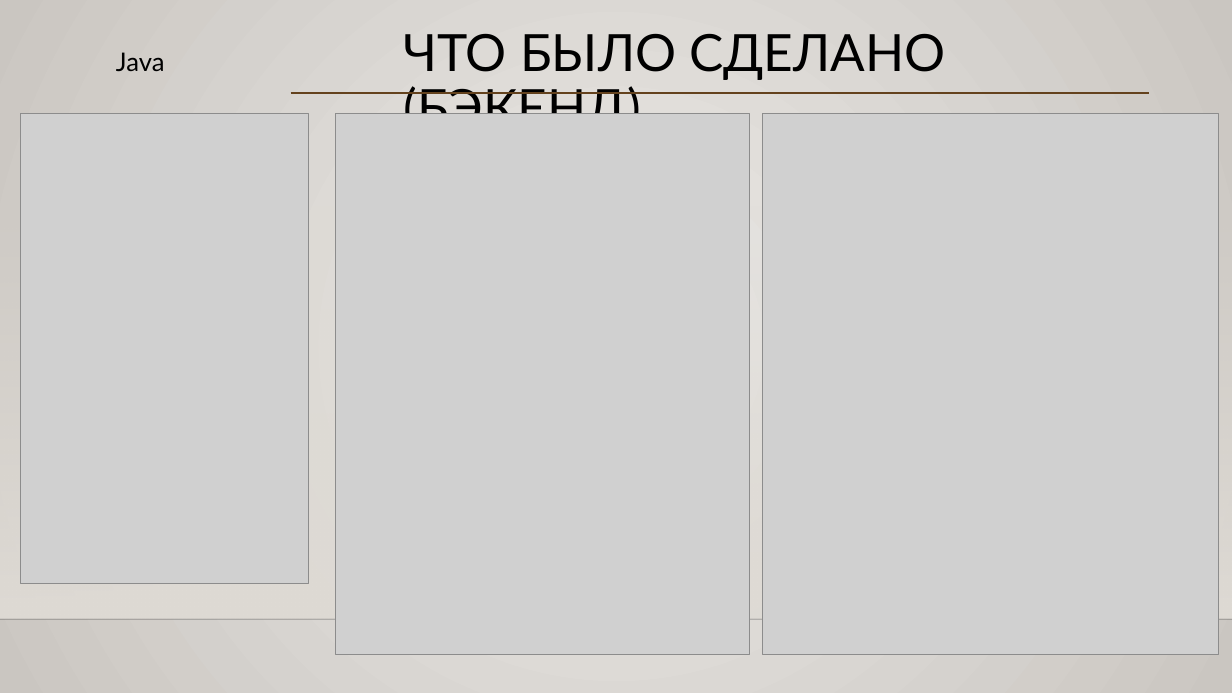
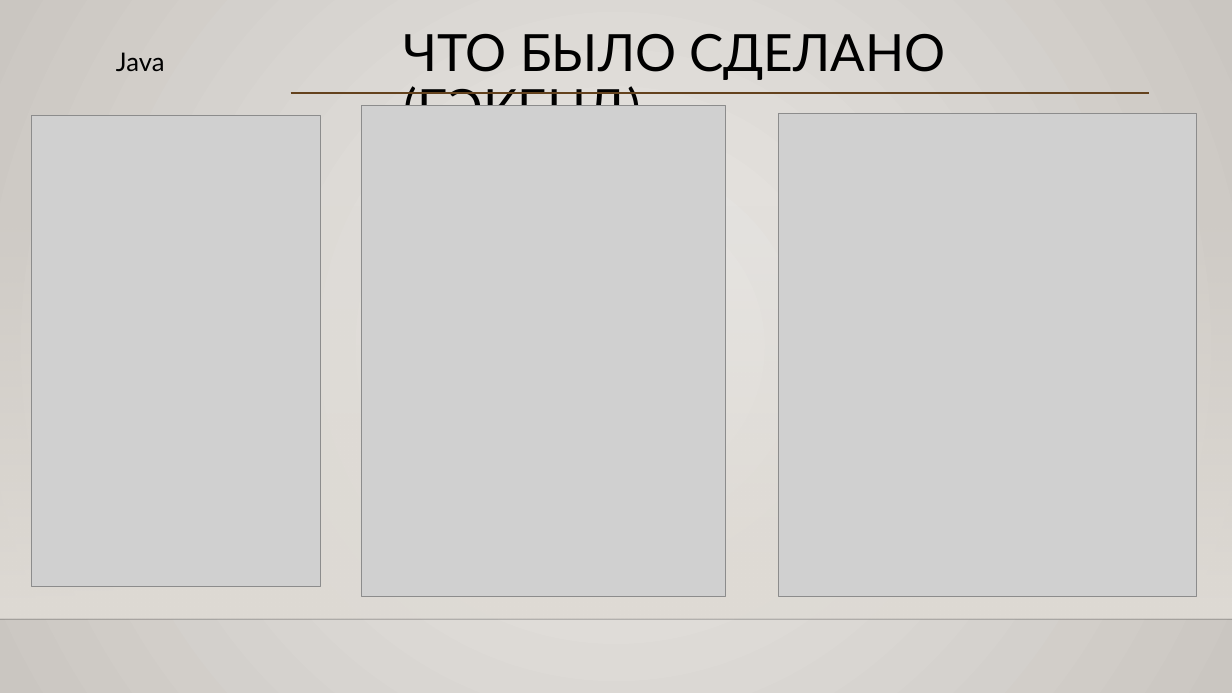
Before and after one commit to izzager/UntitledOrganizerApp, a slide deck: slide 6 of Отчет октябрь.pptx. Drawn at 1232x693 pixels with LibreOffice and Linux fonts; fonts in the diff are those of the drawing; grey boxes stand for pictures; background and template pictures are left out. Boxes give left, top, right and bottom in pixels: in the first picture for what was removed or moved away, otherwise in the second. Text is boxed around its words. In the diff, an @@ line names an element or a change of style, - is before the commit and + after.

```diff
--- a/Отчет октябрь.pptx
+++ b/Отчет октябрь.pptx
@@ picture: place and size @@
-picture at <box>20,114,309,584</box>
+picture at <box>31,116,320,586</box>
@@ picture: place and size @@
-picture at <box>335,114,750,655</box>
+picture at <box>361,105,726,596</box>
@@ picture: place and size @@
-picture at <box>762,114,1218,655</box>
+picture at <box>779,114,1197,597</box>
```
Also in this commit, not shown: 5 other slides changed.
